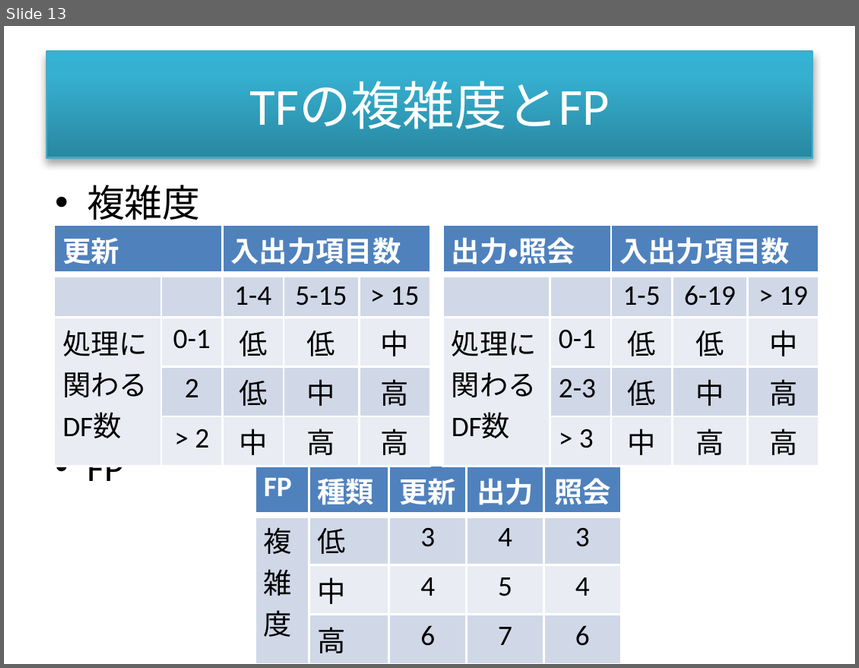
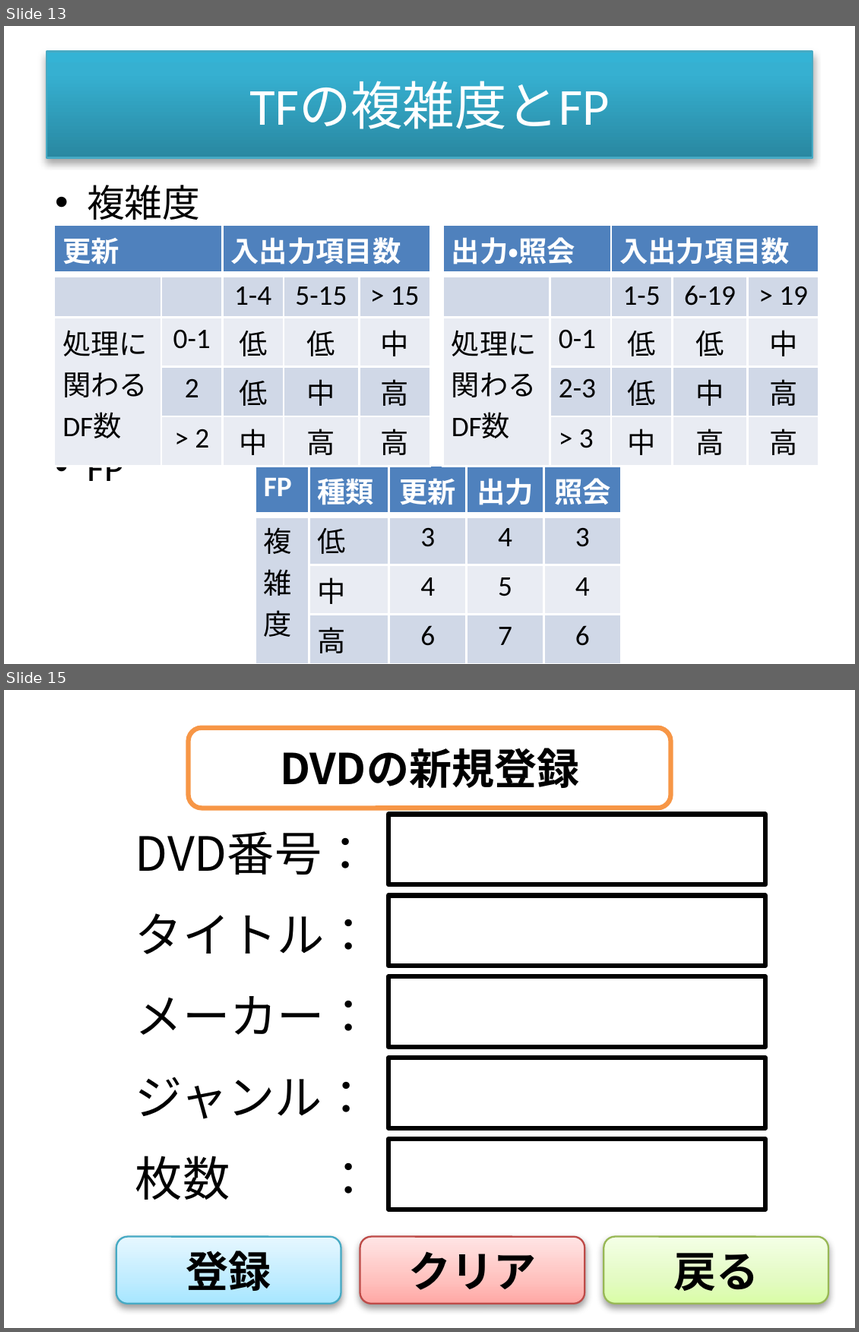
Before and after one commit to yamogeyamoge/Ftool, a slide deck: 教育ツール画像.pptx. Shown one above the other, each under a label of ours: slide 13 before the commit, slides 13 and 15 after it; the slides between them are not shown. The pictures are 859x668 and 859x1332 pixels, drawn with LibreOffice and Linux fonts; fonts in the diff are those of the drawing. Boxes give left, top, right and bottom in pixels: in the first picture for what was removed or moved away, otherwise in the second. Text is boxed around its words. In the diff, an @@ line names an element or a change of style, - is before the commit and + after.

```diff
--- a/教育ツール画像.pptx
+++ b/教育ツール画像.pptx
@@ slide 15 added at (4,690,855,1328), background #FFFFFF @@
@@ rounded rectangle added at (188,727,670,808), fill #FFFFFF, outline #F79646 2 pt, 18 pt, text #000000, bold @@
+DVDの新規登録
@@ rectangle added at (389,815,765,884), fill #FFFFFF, outline #000000 2 pt @@
@@ text added at (135,831,370,875), 20 pt, text #000000 @@
+DVD番号：
@@ text added at (135,913,373,954), 20 pt, text #000000 @@
+タイトル：
@@ rectangle added at (389,896,765,966), fill #FFFFFF, outline #000000 2 pt @@
@@ rectangle added at (389,978,765,1047), fill #FFFFFF, outline #000000 2 pt @@
@@ text added at (135,996,373,1035), 20 pt, text #000000 @@
+メーカー：
@@ text added at (135,1077,370,1119), 20 pt, text #000000 @@
+ジャンル：
@@ rectangle added at (389,1058,765,1128), fill #FFFFFF, outline #000000 2 pt @@
@@ rectangle added at (389,1139,765,1209), fill #FFFFFF, outline #000000 2 pt @@
@@ text added at (135,1156,230,1200), 20 pt, text #000000 @@
+枚数 ：
@@ rounded rectangle added at (116,1236,341,1303), fill gradient #A7E6FF to #C1EDFF to #E7F8FF, outline #46AAC5 0.75 pt, 18 pt, text #000000, bold @@
+登録
@@ rounded rectangle added at (360,1236,585,1303), fill gradient #FFA6A5 to #FFC0BF to #FFE7E7, outline #BF4C48 0.75 pt, 18 pt, text #000000, bold @@
+クリア
@@ rounded rectangle added at (603,1236,828,1303), fill gradient #DAFDA7 to #E4FCC2 to #F5FFE7, outline #98B955 0.75 pt, 18 pt, text #000000, bold @@
+戻る
```
Also in this commit, not shown: 6 other slides added, 15 other files.
